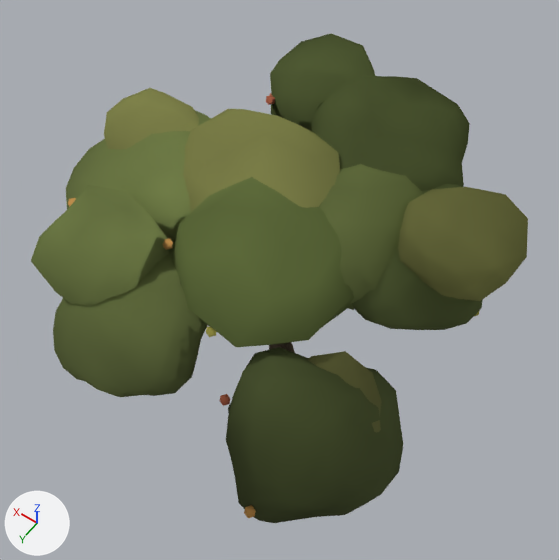
One commit to the Blender file assets/flora/manzano_a.blend: the scene before it, then after it.
Camera for both pictures: a 50 mm lens placed at (-3.39, 4.81, 9.84), pointed at (0.25, -0.28, 1.83). Every picture has the same lights, and +X, +Y and +Z are marked at lower left. The older version comes first.

In view in the first picture: 'ManzanoACopa' and 1 more.
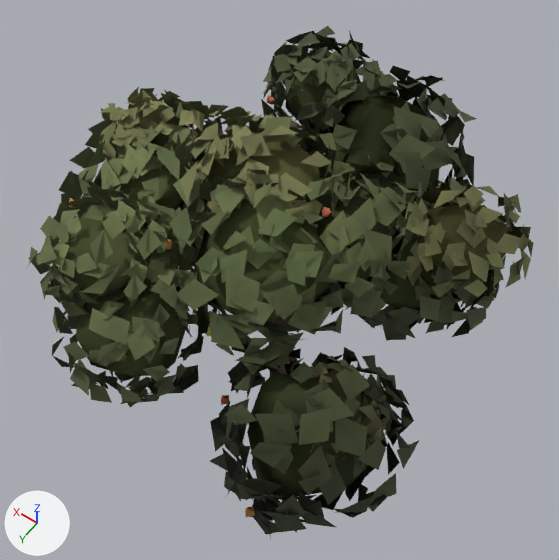
Changed parts and their boxes [x1, y1, x2, y2] in the pictures (559 x 560 px; the box of a moved part takes in the faces that stretch with it):
'ManzanoACopa', reshaped, recoloured, modifiers changed (9% narrower): before [31, 34, 528, 523]; after [54, 51, 507, 517]
'ManzanoAHojas', added (green): after [27, 26, 533, 539]
part 1 of me_manzanoacopa, moved or reshaped: before [66, 111, 211, 250]; after [94, 137, 208, 231]
part 2 of me_manzanoacopa, moved or reshaped: before [104, 88, 199, 150]; after [122, 100, 188, 152]
part 3 of me_manzanoacopa, moved or reshaped: before [53, 250, 207, 397]; after [76, 277, 188, 376]
part 4 of me_manzanoacopa, moved or reshaped: before [31, 185, 169, 305]; after [54, 203, 150, 296]
part 5 of me_manzanoacopa, moved or reshaped: before [226, 347, 403, 523]; after [247, 372, 373, 498]
part 6 of me_manzanoacopa, moved or reshaped: before [308, 351, 382, 432]; after [305, 369, 367, 425]
part 7 of me_manzanoacopa, moved or reshaped: before [352, 184, 483, 330]; after [380, 203, 462, 309]
part 8 of me_manzanoacopa, moved or reshaped: before [398, 187, 528, 301]; after [414, 205, 507, 284]
part 9 of me_manzanoacopa, moved or reshaped: before [312, 75, 470, 191]; after [324, 96, 444, 191]
part 10 of me_manzanoacopa, moved or reshaped: before [270, 34, 375, 131]; after [286, 51, 361, 134]
part 11 of me_manzanoacopa, moved or reshaped: before [183, 109, 340, 212]; after [203, 131, 320, 205]
part 12 of me_manzanoacopa, moved or reshaped: before [172, 177, 354, 347]; after [196, 199, 335, 319]
part 13 of me_manzanoacopa, moved or reshaped: before [319, 164, 423, 310]; after [314, 175, 403, 284]
part 14 of me_manzanoacopa, recoloured: before [115, 34, 483, 523]; after [77, 51, 462, 498]
part 15 of me_manzanoacopa, recoloured: before [31, 88, 528, 432]; after [54, 100, 507, 425]

Edits to the bpy script that builds the scene:
```text
Add mat_hoja:
    mat_hoja = bpy.data.materials.new('Hoja')
    mat_hoja.use_nodes = True; mat_hoja.node_tree.nodes.clear()
    _N = mat_hoja.node_tree.nodes; _L = mat_hoja.node_tree.links
    n0 = _N.new('ShaderNodeBsdfPrincipled'); n0.name = 'Principled BSDF'
    n0.inputs[2].default_value = 1.0  # 'Roughness'
    n1 = _N.new('ShaderNodeOutputMaterial'); n1.name = 'Material Output'
    n2 = _N.new('ShaderNodeVertexColor'); n2.name = 'Color Attribute'
    n2.layer_name = 'Col'
    _L.new(n0.outputs[0], n1.inputs[0])  # 'BSDF' to 'Surface'
    _L.new(n2.outputs[0], n0.inputs[0])  # 'Color' to 'Base Color'
Change me_manzanoacopa:
    remove me_manzanoacopa.from_pydata(...)  # 1506 vertices, 2840 faces; spans x -2.44..3.26, y -3.11..2.58, z 1.27..4.01
    add me_manzanoacopa.from_pydata(...)  # 1506 vertices, 2840 faces; spans x -2.28..2.91, y -2.94..2.58, z 1.52..3.84
    me_manzanoacopa part 1: the loose piece of 162 vertices spanning x 0.96..3.26, y -1.16..1.13, z 1.78..3.57 is scaled about its middle by 0.72, then moved by (-0.03, -0.02, 0.0)
    me_manzanoacopa part 2: the loose piece of 42 vertices spanning x 1.71..2.98, y -1.02..0.27, z 2.68..3.72 is scaled about its middle by 0.72, then moved by (-0.02, 0.0, 0.0)
    me_manzanoacopa part 3: the loose piece of 162 vertices spanning x -0.03..1.68, y 0.75..2.55, z 2.0..3.32 is scaled about its middle by 0.72, then moved by (0.0, 0.02, 0.0)
    me_manzanoacopa part 4: the loose piece of 42 vertices spanning x 0.74..2.26, y 0.69..2.13, z 2.58..3.81 is scaled about its middle by 0.72, then moved by (-0.01, 0.01, 0.0)
    me_manzanoacopa part 5: the loose piece of 162 vertices spanning x -2.41..-0.32, y 0.47..2.5, z 1.27..3.04 is scaled about its middle by 0.72, then moved by (0.0, 0.01, 0.0)
    me_manzanoacopa part 6: the loose piece of 42 vertices spanning x -2.12..-0.86, y 0.66..1.86, z 1.93..2.84 is scaled about its middle by 0.72, then moved by (0.0, -0.01, 0.0)
    me_manzanoacopa part 7: the loose piece of 162 vertices spanning x -2.26..-0.49, y -1.94..0.19, z 2.02..3.51 is scaled about its middle by 0.72, then moved by (0.0, -0.02, 0.0)
    me_manzanoacopa part 8: the loose piece of 42 vertices spanning x -2.44..-0.96, y -1.64..-0.27, z 2.74..3.81 is scaled about its middle by 0.72, then moved by (0.0, 0.01, 0.01)
    me_manzanoacopa part 9: the loose piece of 162 vertices spanning x -1.31..0.94, y -3.11..-0.93, z 2.14..3.93 is scaled about its middle by 0.72, then moved by (0.01, 0.02, 0.0)
    me_manzanoacopa part 10: the loose piece of 42 vertices spanning x 0.15..1.54, y -2.92..-1.51, z 2.72..4.01 is scaled about its middle by 0.72, then moved by (0.01, 0.01, 0.01)
    me_manzanoacopa part 11: the loose piece of 42 vertices spanning x -0.4..1.71, y -1.68..0.48, z 2.24..3.98 is scaled about its middle by 0.72, then moved by (-0.01, 0.02, 0.01)
    me_manzanoacopa part 12: the loose piece of 42 vertices spanning x -1.09..1.04, y -0.67..1.49, z 2.2..3.83 is scaled about its middle by 0.72, then moved by (0.02, -0.02, 0.01)
    me_manzanoacopa part 13: the loose piece of 42 vertices spanning x -1.49..0.34, y -1.7..0.35, z 2.1..3.63 is scaled about its middle by 0.72, then moved by (0.0, 0.0, 0.02)
    me_manzanoacopa part 14: 1404 faces centred in x -2.4..3.14, y -3.08..2.47, z 1.3..3.98 are repainted in the vertex colours; the middle colour goes from dark green #4d5634 to dark green #373d28
    me_manzanoacopa part 15: 836 faces centred in x -2.43..3.23, y -1.64..2.53, z 2.15..3.9 are repainted in the vertex colours; the middle colour goes from dark green #667042 to dark green #4a5033
Change ob_manzanoacopa:
    add _m = ob_manzanoacopa.modifiers.new('Aligerar', 'DECIMATE')
    add _m.ratio = 0.35
Add ob_manzanoahojas:
    ob_manzanoahojas = bpy.data.objects.new('ManzanoAHojas', me_manzanoahojas_001)  # 7556 vertices, 3778 faces; spans x -2.55..3.34, y -3.19..2.65, z 1.18..4.14
    ob_manzanoahojas.location = (0.0, 0.0, 0.0)
```
